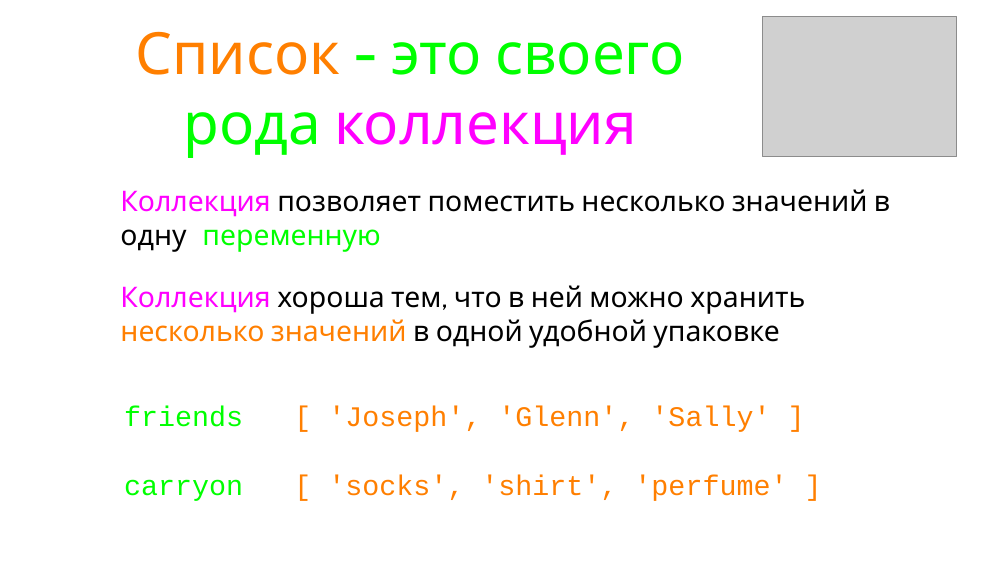
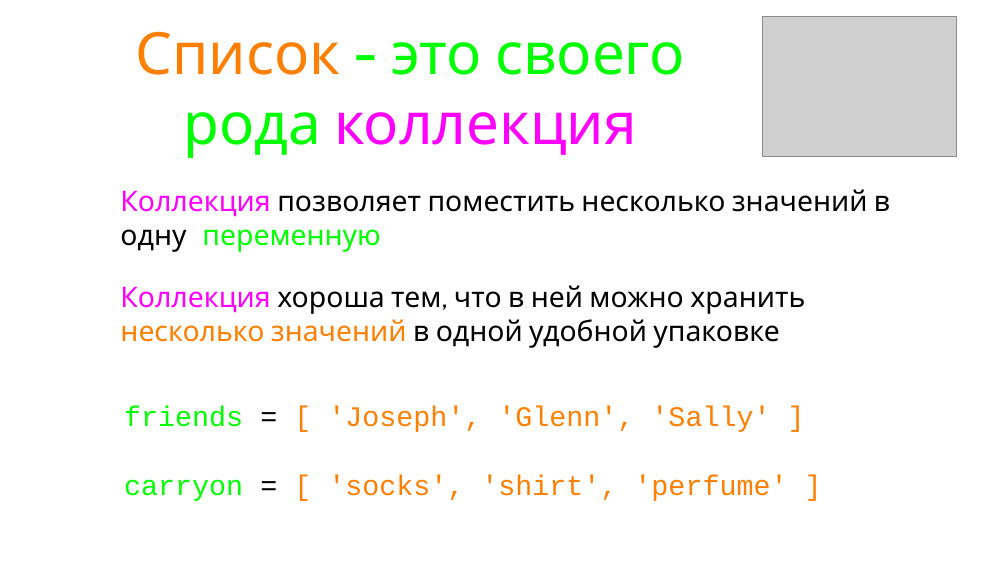
Before and after one commit to maxchv/LearnPython, a slide deck: slide 4 of week02/05.Lists.pptx. Drawn at 1008x567 pixels with LibreOffice and Linux fonts; fonts in the diff are those of the drawing; grey boxes stand for pictures. Boxes give left, top, right and bottom in pixels: in the first picture for what was removed or moved away, otherwise in the second. Text is boxed around its words. In the diff, an @@ line names an element or a change of style, - is before the commit and + after.

```diff
--- a/week02/05.Lists.pptx
+++ b/week02/05.Lists.pptx
@@ text "friends = [ 'Joseph', 'Glenn', ..." at box(124, 406, 787, 501): text colour #FFFFFF to #000000 in "=", "=" @@
```
Also in this commit, not shown: 4 other slides changed, 3 other files.
